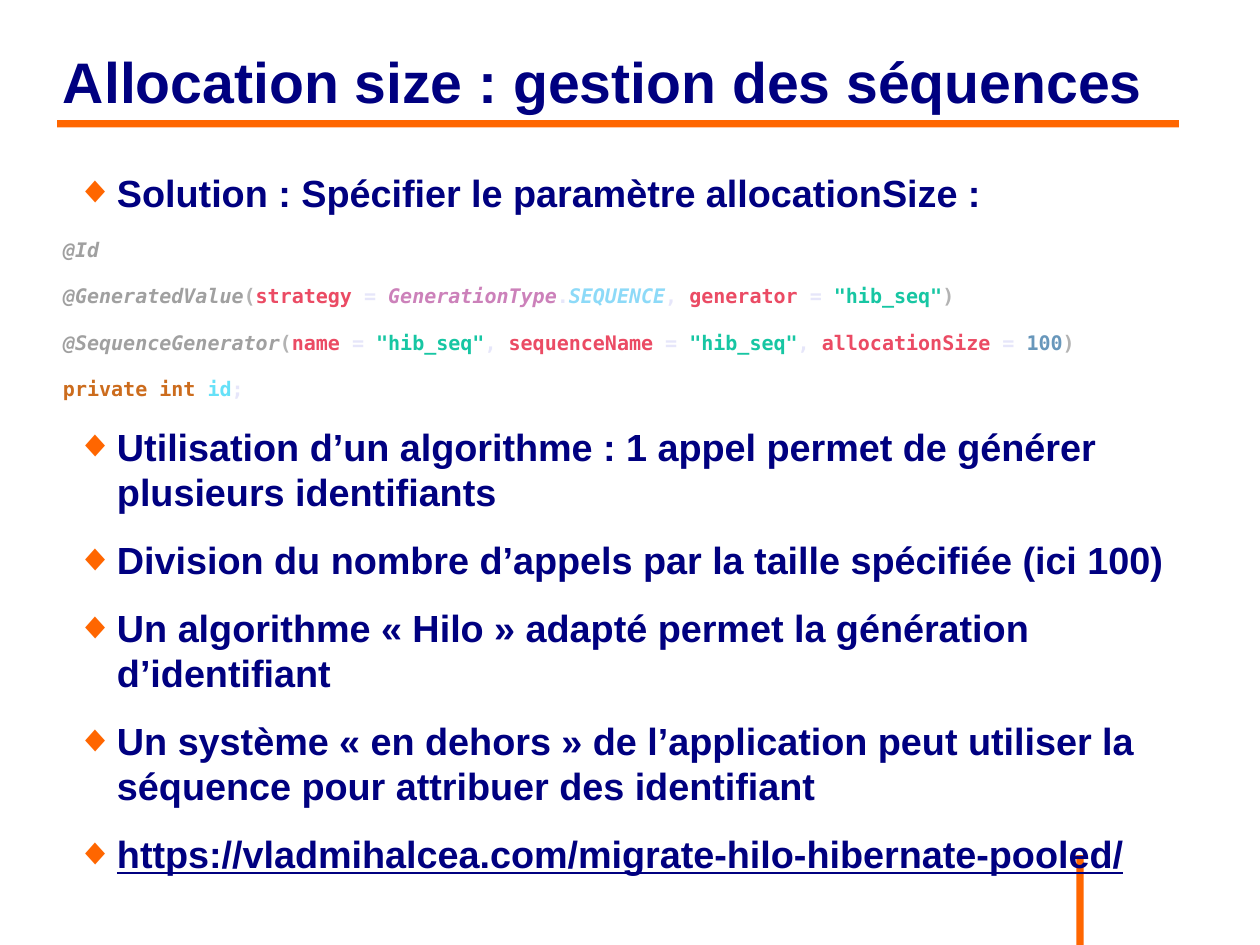
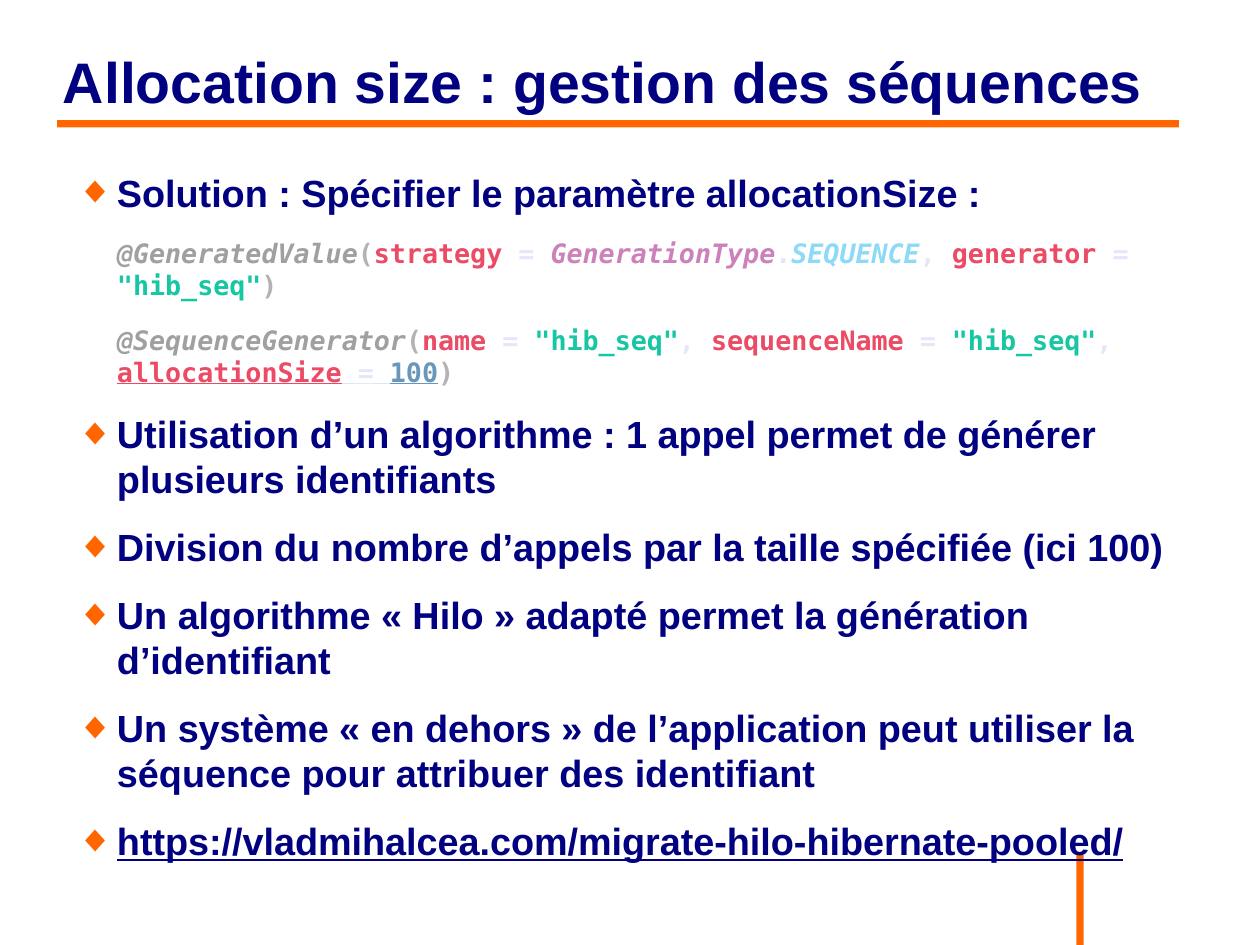
Before and after one commit to philphils/formation-hibernate-avancee, a slide deck: slide 24 of Documentation/diapo_formation_hibernate_avancee.odp. Drawn at 1260x945 pixels with LibreOffice and Linux fonts; fonts in the diff are those of the drawing; background and template pictures are left out. Boxes give left, top, right and bottom in pixels: in the first picture for what was removed or moved away, otherwise in the second. Text is boxed around its words. In the diff, an @@ line names an element or a change of style, - is before the commit and + after.

```diff
--- a/Documentation/diapo_formation_hibernate_avancee.odp
+++ b/Documentation/diapo_formation_hibernate_avancee.odp
@@ text at (63, 242, 99, 260): paragraph removed @@
-@Id
@@ text at (117, 242, 1113, 385): size 12.6 to 16.8 pt in "@GeneratedValue(strategy = GenerationType.SEQUENCE, generato ...", "@SequenceGenerator(name = "hib_seq", sequenceName = "hib_seq ..."; underline on in "allocationSize = 100)"; indent changed @@
@@ text at (63, 380, 244, 400): paragraph removed @@
-private int id;
```
Also in this commit, not shown: 9 other slides changed, 1 slide added, 7 other files.
